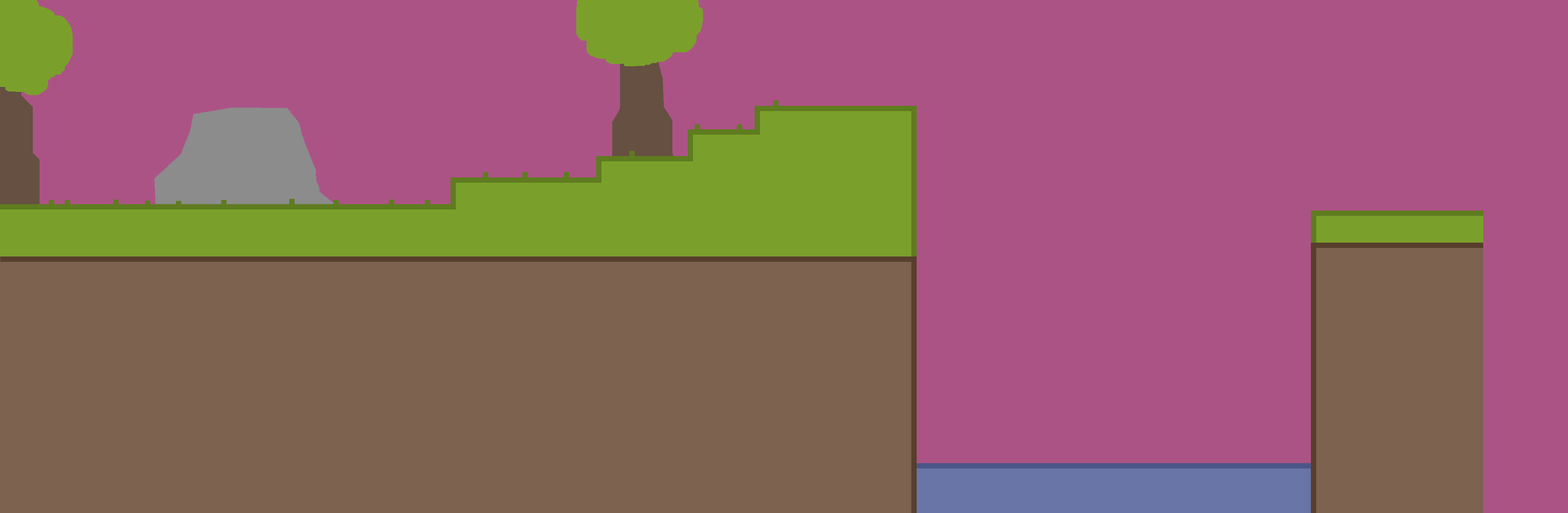
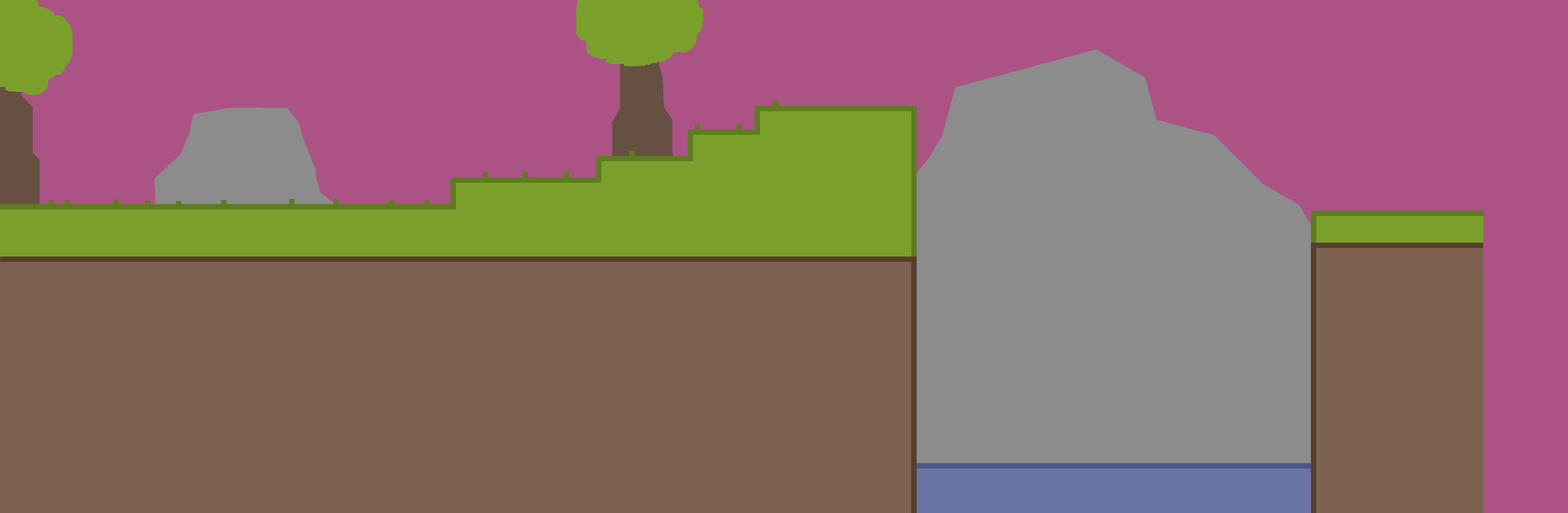
Comparing the layer stacks of the two 1568px x 513px images. Changes:
painted on "bgDetails" over [916, 50, 1311, 463]
